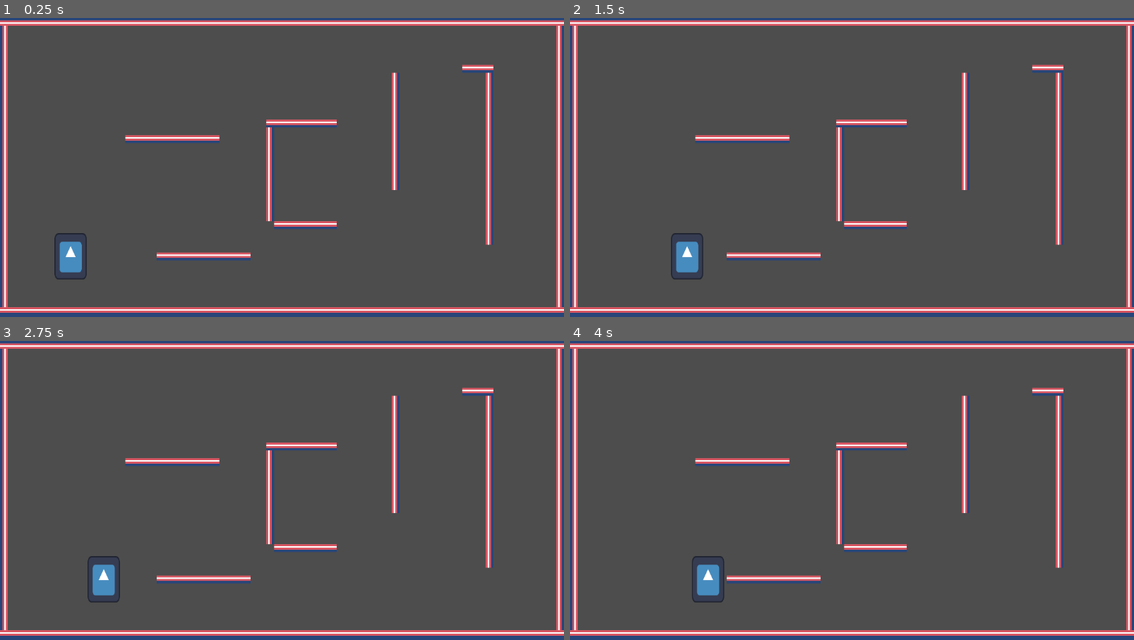
Above: before the commit, frames 1-4 (two rows, left to right).
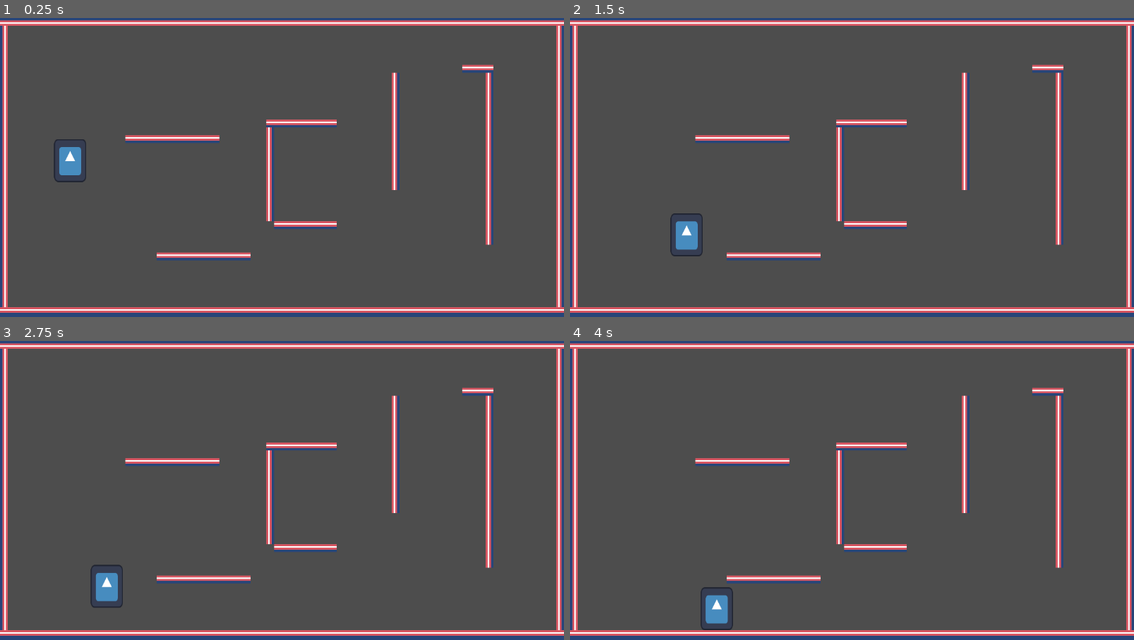
Above: after the commit, the same moments.

Repository: MauroEscalante-Hub/Movimiento-Magaman-2
Game: Godot game, scene res://main.tscn
Same seed, same stepped clock (60 frames per second), same inputs: the game is played once before the commit and once after it. The engine's default icon, where the game draws it, is replaced by a stand-in: a white triangle on a blue panel in a dark square.
Inputs:
- Up to frame 1 (0.25 s): no input
- Up to frame 2 (1.5 s): hold Right (Derecha) from 0.53 s (still down); tap Space (Saltar) at 0.6, 0.77, 1.07, 1.35 s
- Up to frame 3 (2.75 s): tap Space (Saltar) at 1.52, 1.82, 2.1 s; release Right (Derecha) at 2.03 s; hold Left (Izquierda) from 2.03 s (still down)
- Up to frame 4 (4 s): release Left (Izquierda) at 2.78 s; hold Right (Derecha) from 2.78 s (still down); tap Space (Saltar) at 2.85, 3.02, 3.32, 3.6, 3.77 s

The runs differ from the first frame. In frame 1, 1.0% of the frame differs, in the area x 9-16%, y 40-88%; in frame 2, 0.8%; in frame 3, 0.5%; in frame 4, 1.0%.
Error before the commit: Invalid operands 'Nil' and 'float' in operator '*'. (res://player.gd:19)

Commit message:
Movimiento basico funcional
Ahora solo falta el salto pared y el ash

Diff:
--- a/movimiento-2d-megaman-x-intento-2/Player.tscn
+++ b/movimiento-2d-megaman-x-intento-2/Player.tscn
@@ -14,9 +14,8 @@
 "speed": 5.0
 }]
 
-[sub_resource type="CapsuleShape2D" id="CapsuleShape2D_cxr5p"]
-radius = 52.0
-height = 132.0
+[sub_resource type="RectangleShape2D" id="RectangleShape2D_kpjcp"]
+size = Vector2(85.23491, 118.12081)
 
 [node name="CharacterBody2D" type="CharacterBody2D" unique_id=745581290]
 scale = Vector2(0.745, 0.745)
@@ -24,11 +23,11 @@
 metadata/_edit_group_ = true
 
 [node name="AnimatedSprite2D" type="AnimatedSprite2D" parent="." unique_id=684819111]
-position = Vector2(-1, -3)
-scale = Vector2(0.6875, 1)
+position = Vector2(-1, -7.996643)
+scale = Vector2(0.6875, 0.92192745)
 sprite_frames = SubResource("SpriteFrames_e80uo")
 animation = &"Player"
 
 [node name="CollisionShape2D" type="CollisionShape2D" parent="." unique_id=334103278]
-position = Vector2(-2, -2)
-shape = SubResource("CapsuleShape2D_cxr5p")
+position = Vector2(-1.0067124, -8.053692)
+shape = SubResource("RectangleShape2D_kpjcp")
--- a/movimiento-2d-megaman-x-intento-2/main.tscn
+++ b/movimiento-2d-megaman-x-intento-2/main.tscn
@@ -37,5 +37,5 @@
 format = 2
 layer_0/tile_data = PackedInt32Array(2424832, 0, 0, 2490368, 0, 1, 2555904, 0, 2, 2621440, 0, 3, 2424833, 65536, 0, 249 …(10863 unchanged characters)…
 
-[node name="Player" parent="." unique_id=1937055101 instance=ExtResource("2_h2yge")]
-position = Vector2(145, 490)
+[node name="CharacterBody2D" parent="." unique_id=745581290 instance=ExtResource("2_h2yge")]
+position = Vector2(144, 269.00006)
--- a/movimiento-2d-megaman-x-intento-2/player.gd
+++ b/movimiento-2d-megaman-x-intento-2/player.gd
@@ -1,7 +1,8 @@
 extends CharacterBody2D
 
 var Velocidad: int = 100
-var Gravedad = ProjectSettings.get_setting("Physics/2d/Default_gravity")
+
+var Gravedad = ProjectSettings.get_setting("physics/2d/default_gravity")
 #gravedad para los saltos
 
 func _ready() -> void:
@@ -15,7 +16,9 @@
 	move_and_slide()
 
 	if Input.is_action_just_pressed("Saltar") and is_on_floor():
-		velocity.y = -Velocidad
+		velocity.y = -Velocidad * 5
+
 	velocity.y += Gravedad * delta
 
+
 	pass
